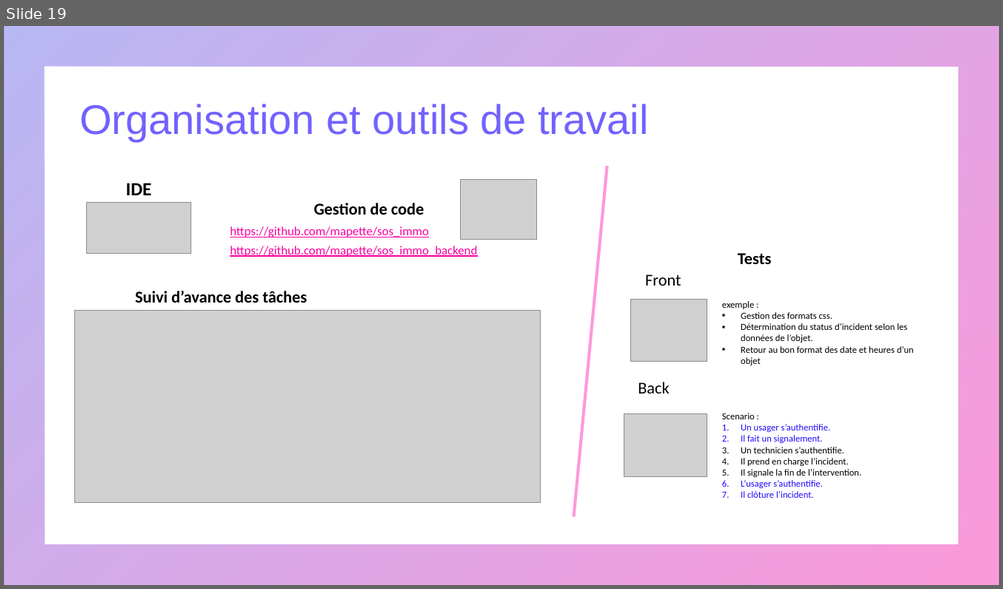
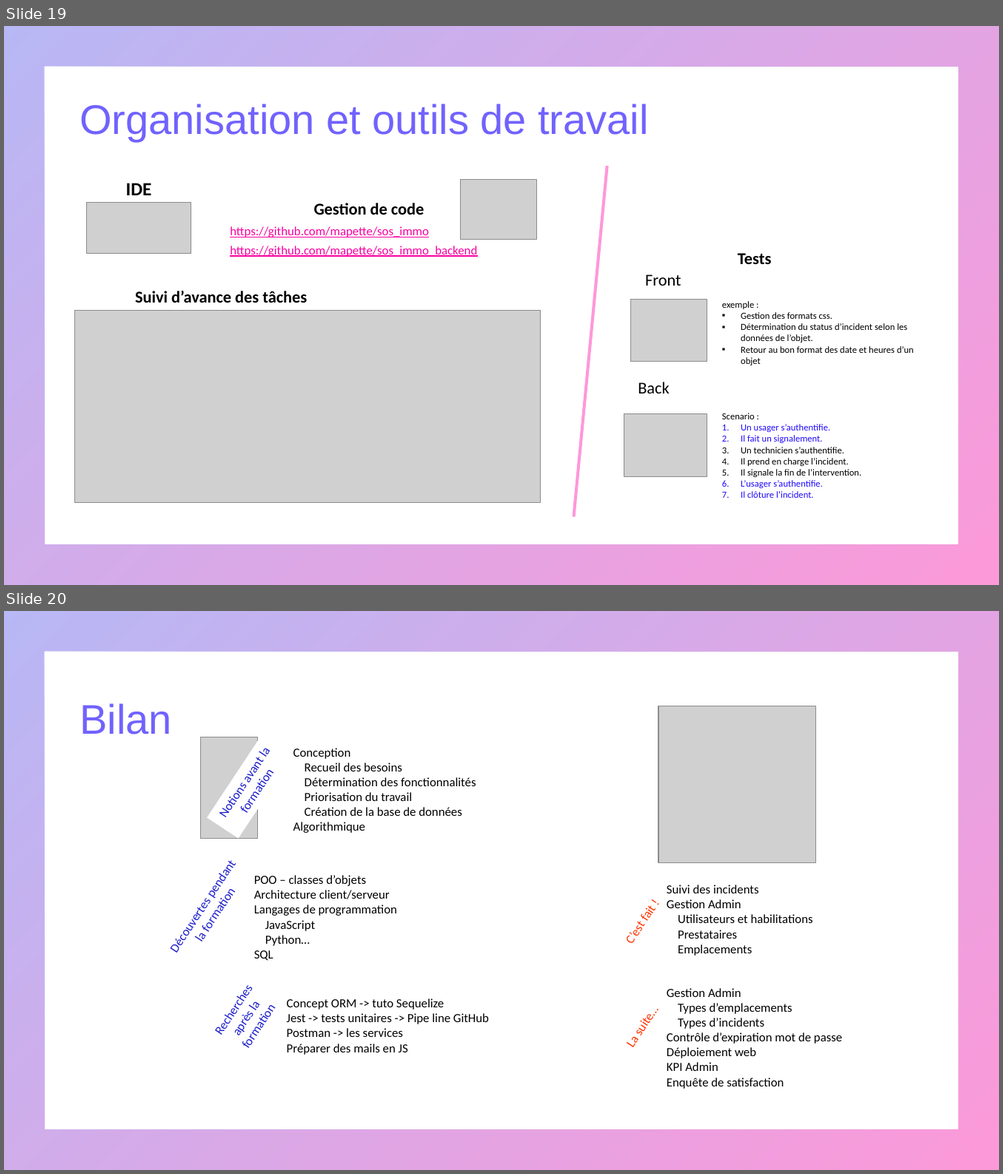
Before and after one commit to mapette/sos_immo_backend, a slide deck: doc/présentation V3.pptx. Shown one above the other, each under a label of ours: slide 19 before the commit, slides 19 and 20 after it. The pictures are 1003x589 and 1003x1174 pixels, drawn with LibreOffice and Linux fonts; fonts in the diff are those of the drawing; grey boxes stand for pictures. Boxes give left, top, right and bottom in pixels: in the first picture for what was removed or moved away, otherwise in the second. Text is boxed around its words. In the diff, an @@ line names an element or a change of style, - is before the commit and + after.

```diff
--- a/doc/présentation V3.pptx
+++ b/doc/présentation V3.pptx
@@ slide 20 added at [4,611,999,1170], background #FFFFFF; not listed: 1 template element that a slide beside it also shows @@
@@ title added at [79,703,171,735], 40 pt, text gradient #7162FE to #F900A0 @@
+Bilan
@@ picture added at [658,706,815,863] @@
@@ picture added at [201,738,258,839] @@
@@ rectangle added at [207,735,293,838], fill #FFFFFF, 12 pt, text #1C1DCA @@
+Notions avant la formation
@@ text added at [293,748,475,833], 12 pt, text #000000 @@
+Conception
+Recueil des besoins
+Détermination des fonctionnalités
+Priorisation du travail
+Création de la base de données
+Algorithmique
@@ text added at [254,875,397,961], 12 pt, text #000000 @@
+POO – classes d’objets
+Architecture client/serveur
+Langages de programmation
+JavaScript
+Python…
+SQL
@@ text added at [666,885,813,956], 12 pt, text #000000 @@
+Suivi des incidents
+Gestion Admin
+Utilisateurs et habilitations
+Prestataires
+Emplacements
@@ text added at [190,936,207,942], 12 pt, text #1C1DCA @@
+Découvertes pendant la formation
@@ text added at [620,940,634,943], 12 pt, text #FF3300 @@
+C’est fait !
@@ text added at [244,1005,261,1011], 12 pt, text #1C1DCA @@
+Recherches après la formation
@@ text added at [287,999,489,1055], 12 pt, text #000000 @@
+Concept ORM -> tuto Sequelize
+Jest -> tests unitaires -> Pipe line GitHub
+Postman -> les services
+Préparer des mails en JS
@@ text added at [666,988,842,1089], 12 pt, text #000000 @@
+Gestion Admin
+Types d’emplacements
+Types d’incidents
+Contrôle d’expiration mot de passe
+Déploiement web
+KPI Admin
+Enquête de satisfaction
@@ text added at [620,1040,638,1048], 12 pt, text #FF3300 @@
+La suite…
```
Also in this commit, not shown: 6 slides changed, 1 other slide added, 1 slide removed, 3 other files.
